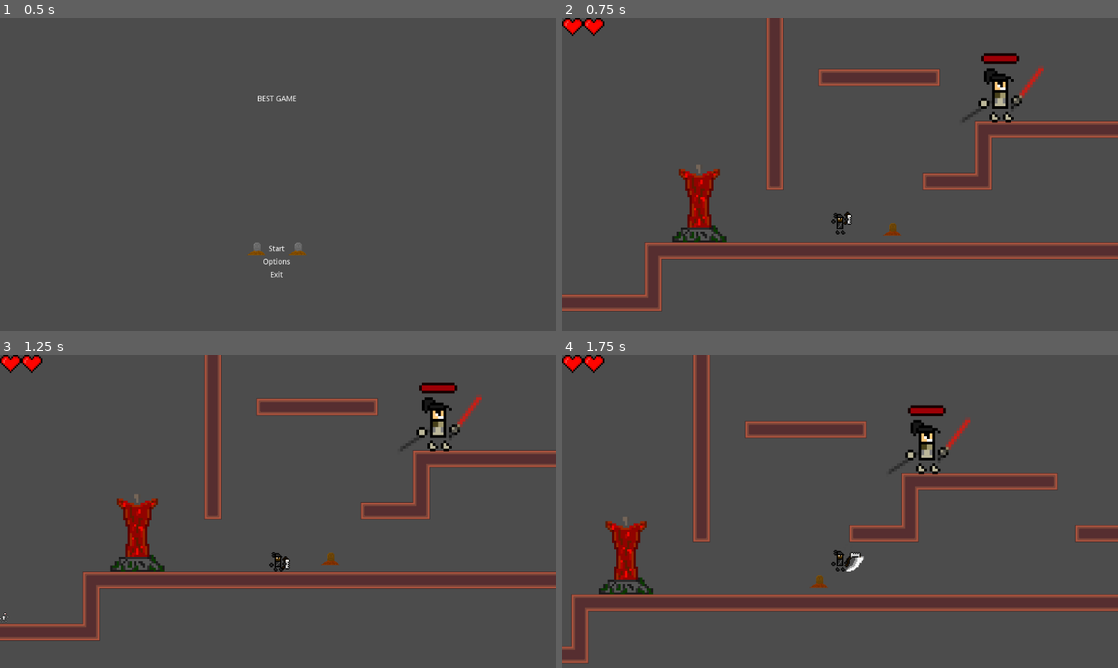
Above: before the commit, frames 1-4 (two rows, left to right).
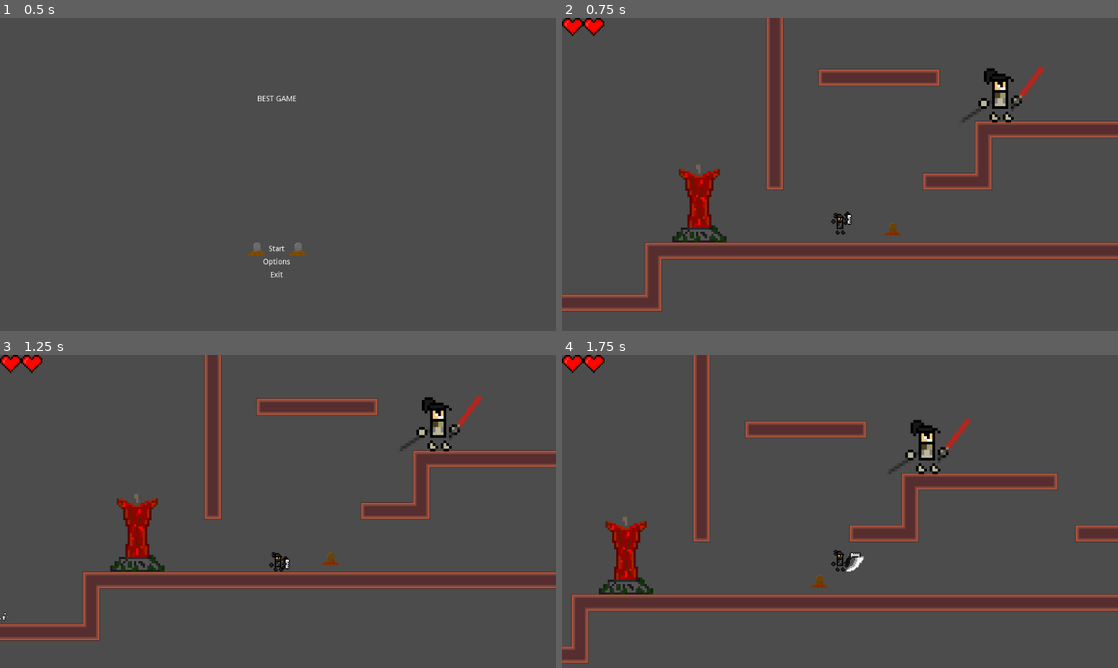
Above: after the commit, the same moments.

Repository: JoelRodri/GodotProject
Game: Godot game, scene res://scenes/Menu.tscn
Same seed, same stepped clock (60 frames per second), same inputs: the game is played once before the commit and once after it.
Inputs (mouse positions are in pixels of both pictures, inside the frame that each line leads up to):
- Up to frame 1 (0.5 s): no input
- Up to frame 2 (0.75 s): click "Start" at 0.5 s
- Up to frame 3 (1.25 s): no input
- Up to frame 4 (1.75 s): move the mouse to (962, 502) at 1.27 s; hold D (player_right) from 1.28 s (still down); click (962, 502) at 1.35 s; tap W (player_jump) at 1.52 s

Frame 1 is identical in both runs. In frame 2, 0.2% of the frame differs, in the area x 75-83%, y 11-15%; in frame 3, 0.2%, in the area x 75-83%, y 8-13%; in frame 4, 0.2%.

Commit message:
bossLife

Diff:
--- a/ProyectoGODOT/scenes/BarraVida.tscn
+++ b/ProyectoGODOT/scenes/BarraVida.tscn
@@ -15,40 +15,13 @@
 "_edit_use_anchors_": false
 }
 
-[node name="NinePatchRect" type="NinePatchRect" parent="."]
-visible = false
-margin_left = -100.668
-margin_top = -13.75
-margin_right = 120.332
-margin_bottom = 26.25
-texture = ExtResource( 3 )
-patch_margin_left = 2
-patch_margin_top = 2
-patch_margin_right = 4
-patch_margin_bottom = 2
-
 [node name="TextureProgress" type="TextureProgress" parent="."]
-margin_left = 2.85381
-margin_top = 1.85381
-margin_right = 14.8538
-margin_bottom = 7.85381
+margin_left = 3.34656
+margin_top = 1.81275
+margin_right = 15.3465
+margin_bottom = 7.81275
 value = 100.0
 texture_progress = ExtResource( 1 )
 __meta__ = {
 "_edit_use_anchors_": false
 }
-
-[node name="NinePatchRect" type="NinePatchRect" parent="TextureProgress"]
-visible = false
-margin_left = -86.0
-margin_top = -3.0
-margin_right = 97.0
-margin_bottom = 12.0
-texture = ExtResource( 1 )
-region_rect = Rect2( 8.03961, 2.7508, 2.05619, 1.15661 )
-patch_margin_left = 1
-patch_margin_top = 1
-patch_margin_bottom = 1
-__meta__ = {
-"_edit_use_anchors_": false
-}
--- a/ProyectoGODOT/scenes/Boss.tscn
+++ b/ProyectoGODOT/scenes/Boss.tscn
@@ -252,6 +252,7 @@
 script = ExtResource( 2 )
 
 [node name="HPbar" parent="." instance=ExtResource( 3 )]
+visible = false
 margin_left = -9.17482
 margin_top = -17.8881
 margin_right = 10.8252
